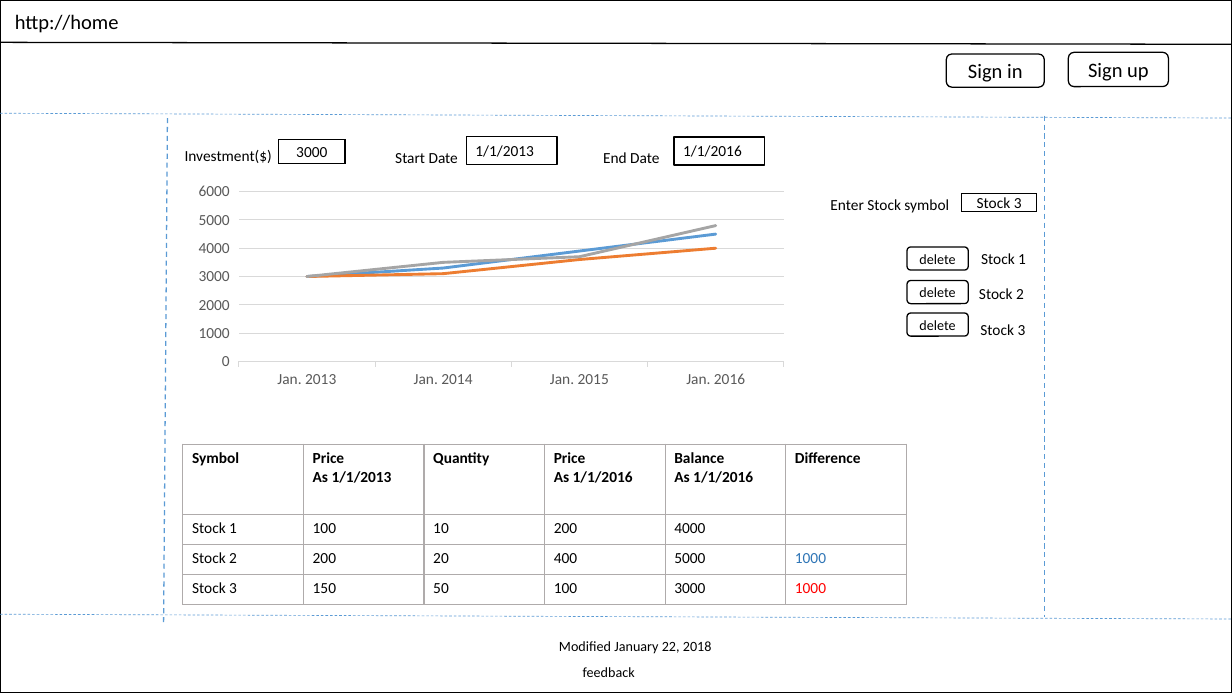
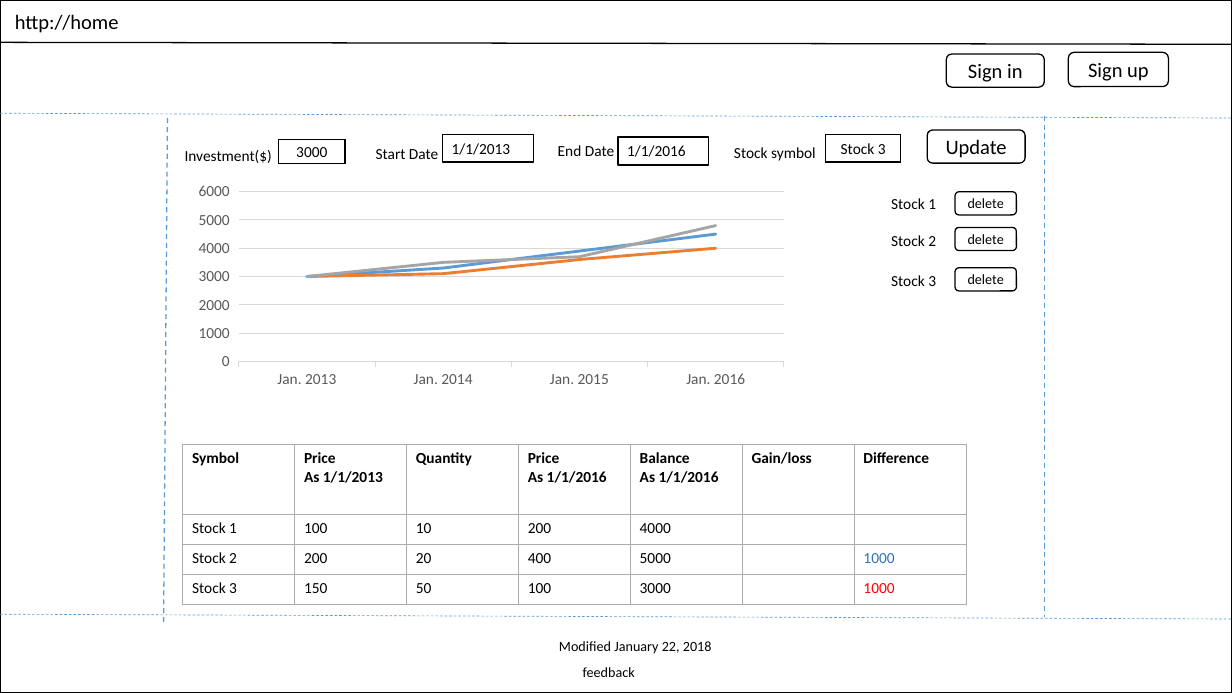
Before and after one commit to trevor-tran/stock-performance, a slide deck: slide 1 of docs/design/UIprototype.pptx. Drawn at 1232x693 pixels with LibreOffice and Linux fonts; fonts in the diff are those of the drawing. Boxes give left, top, right and bottom in pixels: in the first picture for what was removed or moved away, otherwise in the second. Text is boxed around its words. In the diff, an @@ line names an element or a change of style, - is before the commit and + after.

Commit message:
updated

```diff
--- a/docs/design/UIprototype.pptx
+++ b/docs/design/UIprototype.pptx
@@ text "Start Date": place and size @@
-text "Start Date" at [395, 153, 458, 163]
+text "Start Date" at [376, 149, 438, 159]
@@ rectangle "1/1/2013": place and size @@
-rectangle "1/1/2013" at [467, 137, 557, 165]
+rectangle "1/1/2013" at [443, 134, 533, 162]
@@ text "End Date": place and size @@
-text "End Date" at [603, 152, 659, 163]
+text "End Date" at [558, 145, 614, 156]
@@ rectangle "1/1/2016": place and size @@
-rectangle "1/1/2016" at [675, 137, 765, 165]
+rectangle "1/1/2016" at [618, 137, 709, 165]
@@ text at [734, 147, 816, 161]: text changed @@
-Enter Stock symbol
+Stock symbol
@@ rectangle "Stock 3": place and size @@
-rectangle "Stock 3" at [962, 194, 1037, 212]
+rectangle "Stock 3" at [825, 134, 900, 162]
@@ rounded rectangle added at [928, 130, 1026, 164], fill #FFFFFF, outline #000000 1 pt, 16 pt, text #000000 @@
+Update
@@ text "Stock 1": place and size @@
-text "Stock 1" at [981, 253, 1026, 264]
+text "Stock 1" at [891, 198, 936, 209]
@@ rounded rectangle "delete": place and size @@
-rounded rectangle "delete" at [908, 247, 969, 270]
+rounded rectangle "delete" at [956, 192, 1017, 215]
@@ text "Stock 2": place and size @@
-text "Stock 2" at [979, 288, 1024, 299]
+text "Stock 2" at [891, 235, 936, 246]
@@ rounded rectangle "delete": place and size @@
-rounded rectangle "delete" at [908, 281, 969, 304]
+rounded rectangle "delete" at [956, 227, 1017, 250]
@@ text "Stock 3": place and size @@
-text "Stock 3" at [980, 324, 1026, 335]
+text "Stock 3" at [891, 275, 936, 286]
@@ rounded rectangle "delete": place and size @@
-rounded rectangle "delete" at [908, 313, 969, 336]
+rounded rectangle "delete" at [956, 268, 1017, 291]
@@ table at [183, 445, 966, 605] @@
+column 6: Gain/loss |  |  | 
@@ table: place and size @@
-table at [183, 445, 904, 605]
+table at [183, 445, 966, 605]
```
